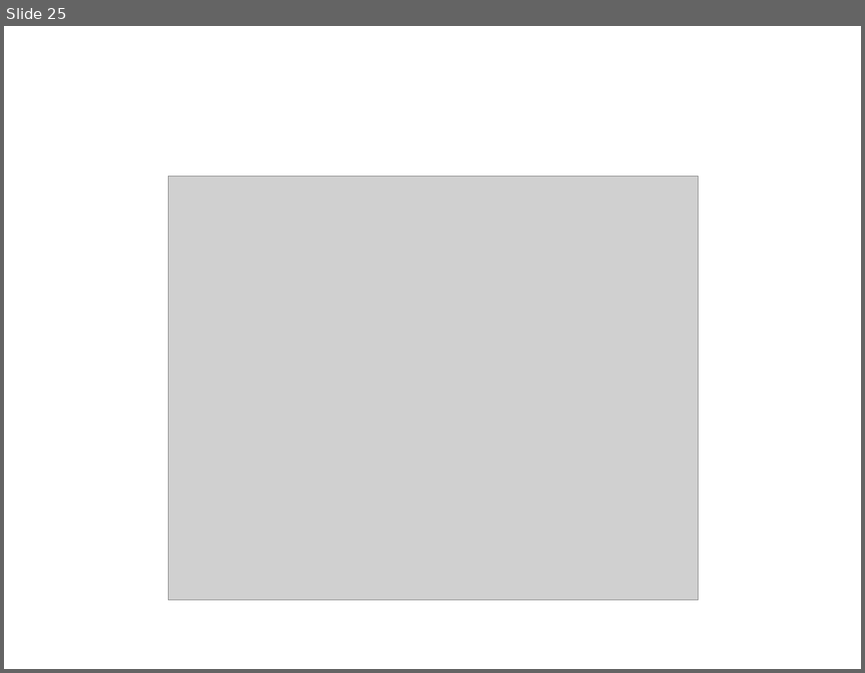
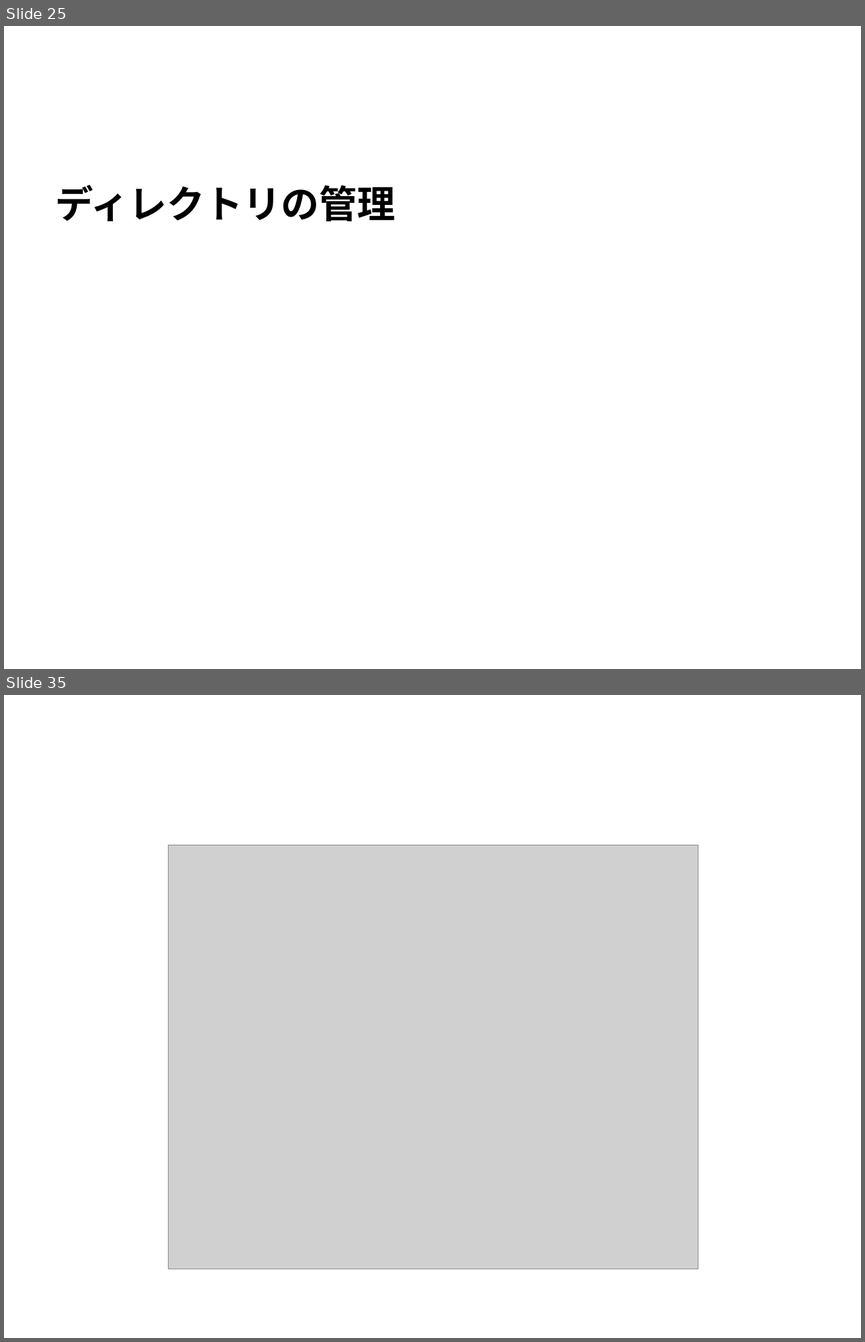
Before and after one commit to T-Reio/r_introduction, a slide deck: introduction1.pptx. Shown one above the other, each under a label of ours: slide 25 before the commit, slides 25 and 35 after it; the slides between them are not shown. The pictures are 865x673 and 865x1342 pixels, drawn with LibreOffice and Linux fonts; fonts in the diff are those of the drawing; grey boxes stand for pictures. Boxes give left, top, right and bottom in pixels: in the first picture for what was removed or moved away, otherwise in the second. Text is boxed around its words. In the diff, an @@ line names an element or a change of style, - is before the commit and + after.

```diff
--- a/introduction1.pptx
+++ b/introduction1.pptx
@@ slide 25 added at <box>4,26,861,669</box>, background #FFFFFF @@
@@ text added at <box>56,184,396,221</box>, 32 pt, text #000000, bold @@
+ディレクトリの管理
@@ what was slide 25 is now slide 35 @@
```
Also in this commit, not shown: 11 slides changed, 36 other slides added, 1 slide removed, 5 other files.
